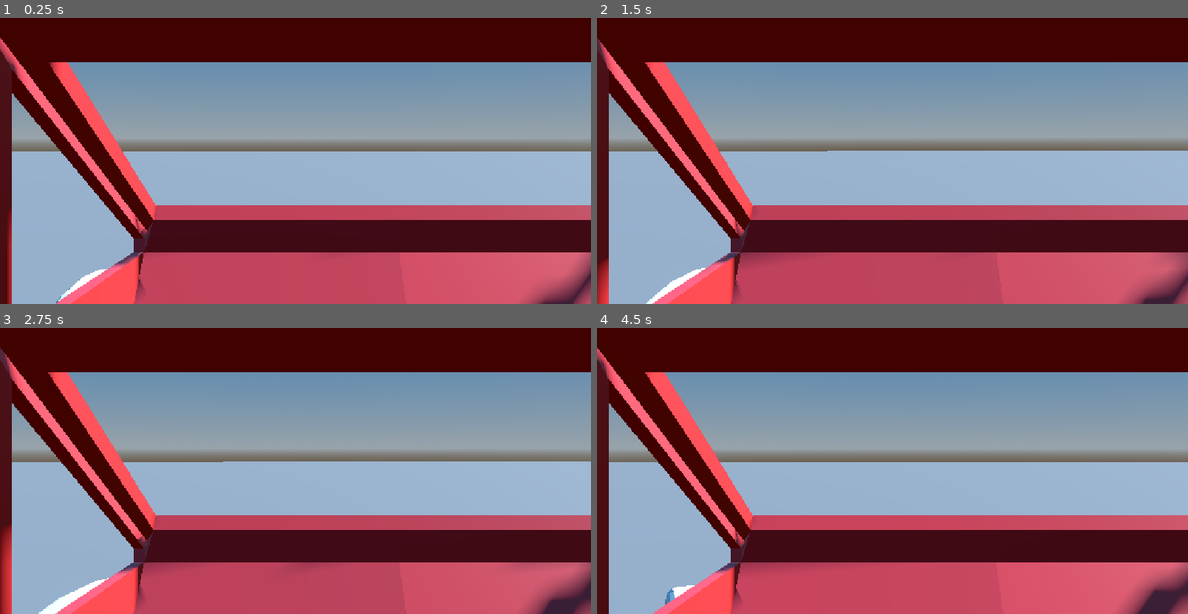
Above: before the commit, frames 1-4 (two rows, left to right).
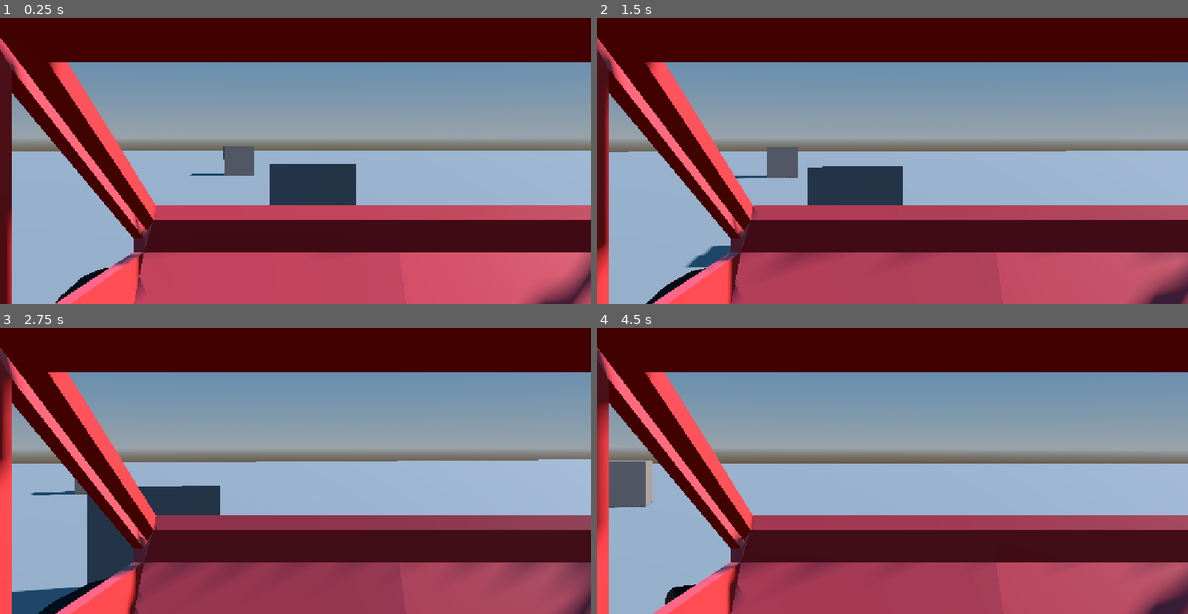
Above: after the commit, the same moments.

Repository: Isaac438/gamjam
Game: Godot game, scene res://scenes/main.tscn
Two runs of this game, one before a commit and one after it. Both use one fixed random seed, a clock stepped at 60 frames per second and the inputs below.
Inputs:
- Up to frame 1 (0.25 s): no input
- Up to frame 2 (1.5 s): tap Enter at 0.5 s; hold D (turn_right) 0.53-1.28 s; hold W (gas) 0.53-1.28 s; hold S (brake) from 1.28 s (still down); tap W (gas) at 1.35 s
- Up to frame 3 (2.75 s): release S (brake) at 2.03 s; hold D (turn_right) from 2.03 s (still down); hold W (gas) from 2.03 s (still down)
- Up to frame 4 (4.5 s): release W (gas) at 2.78 s; tap W (gas) at 2.85, 4.35 s; release D (turn_right) at 3.53 s; hold W (gas) 3.53-4.28 s; hold A (turn_left) from 3.53 s (still down)

The runs differ from the first frame. In frame 1, 3.1% of the frame differs, in the area x 1-100%, y 17-100%; in frame 2, 5.6%; in frame 3, 23%, in the area x 0-100%, y 6-100%; in frame 4, 20%.

Commit message:
added tire colors

Diff:
--- a/game/gamjam/scenes/car/car.tscn
+++ b/game/gamjam/scenes/car/car.tscn
@@ -184,6 +184,8 @@
 
 [node name="VehicleBody3D" type="VehicleBody3D" unique_id=1783698133]
 physics_material_override = SubResource("PhysicsMaterial_thutw")
+center_of_mass_mode = 1
+center_of_mass = Vector3(0, -0.5, 0)
 
 [node name="car body" type="MeshInstance3D" parent="." unique_id=349900232]
 transform = Transform3D(0.6945849, 0, 0, 0, 1, 0, 0, 0, 1, 0, 0, 0)
--- a/game/gamjam/scenes/car/car_wheel.tscn
+++ b/game/gamjam/scenes/car/car_wheel.tscn
@@ -1,6 +1,13 @@
 [gd_scene format=4 uid="uid://b5jxcjv1lu23r"]
 
+[ext_resource type="Texture2D" uid="uid://b2vobqxagcmao" path="res://scenes/car/car_wheel_wheel Base Color.png" id="1_wn6yj"]
+
 [sub_resource type="StandardMaterial3D" id="StandardMaterial3D_xv042"]
+resource_name = "wheel"
+cull_mode = 2
+albedo_texture = ExtResource("1_wn6yj")
+roughness = 0.5
+metadata/_gltf_primary_texture_coord = 0
 
 [sub_resource type="ArrayMesh" id="ArrayMesh_ddroe"]
 _surfaces = [{
@@ -9,6 +16,7 @@
 "index_count": 5976,
 "index_data": PackedByteArray("nAECAJ0BnQECANUAnAEAAAIA/ACcAZ0BAAABAAIAngEAAJwBAgABANQAAgDUANUAAAADAAEA/AD6AJwB+gCeAZwB …(15851 unchanged characters)…
 "lods": [0.024265893, PackedByteArray("AAABAAIAAgABANQAAAADAAEAAgDUANUAAQDWANQAAQDXANYAAwDXAAEA1ADWABEA1wDYANYA1gDYABEA …(12692 unchanged characters)…
+"name": "wheel",
 "primitive": 3,
 "uv_scale": Vector4(0, 0, 0, 0),
 "vertex_count": 736,
@@ -16,7 +24,7 @@
 }]
 blend_shape_mode = 0
 
-[sub_resource type="ArrayMesh" id="ArrayMesh_y02na"]
+[sub_resource type="ArrayMesh" id="ArrayMesh_tpyn2"]
 resource_name = "car_wheel_Cylinder"
 _surfaces = [{
 "aabb": AABB(-1, -0.4207915, -1, 2, 0.841583, 2),
@@ -26,6 +34,7 @@
 "index_data": PackedByteArray("7gM5AO8D7gM4ADkAAAABAAIAAAADAAEAFADVAhYAFAAVANUCTQDwA/ICTQDxA/AD8gPzA/QD8gP1A/MD9gP3A/gD …(15851 unchanged characters)…
 "lods": [0.024265893, PackedByteArray("AAABAAIAAAADAAEAuAIDAAAAuAK5AgMAuAIEALkCugIEALgCugK7AgQAugK8ArsCBQC8AroCBQAGALwC …(12692 unchanged characters)…
 "material": SubResource("StandardMaterial3D_xv042"),
+"name": "wheel",
 "primitive": 3,
 "uv_scale": Vector4(0, 0, 0, 0),
 "vertex_count": 2524,
@@ -37,5 +46,6 @@
 [node name="car_wheel" type="Node3D" unique_id=62733235]
 transform = Transform3D(-2.1855694e-08, 0.4, -2.1855694e-08, 0, -1.7484556e-08, -0.5, -0.5, -1.7484556e-08, 9.553427e-16, 0, 0, 0)
 
-[node name="Cylinder" type="MeshInstance3D" parent="." unique_id=1610714600]
-mesh = SubResource("ArrayMesh_y02na")
+[node name="Cylinder" type="MeshInstance3D" parent="." unique_id=1649114411]
+transform = Transform3D(1, 0, -2.1175824e-22, 0, 1, -1.04398395e-22, -2.1175824e-22, -6.681498e-23, 1, 0, 0, 0)
+mesh = SubResource("ArrayMesh_tpyn2")
--- a/game/gamjam/scenes/main.tscn
+++ b/game/gamjam/scenes/main.tscn
@@ -44,3 +44,17 @@
 
 [node name="CollisionShape3D" type="CollisionShape3D" parent="floor/StaticBody3D" unique_id=1340180420]
 shape = SubResource("BoxShape3D_0wfyh")
+
+[node name="obstacles" type="Node3D" parent="." unique_id=1712977374]
+
+[node name="CSGBox3D" type="CSGBox3D" parent="obstacles" unique_id=1261626522]
+transform = Transform3D(0.15284882, 0, -0.9882496, 0, 1, 0, 0.9882496, 0, 0.15284882, -2.2004414, 0.5, -17.575596)
+use_collision = true
+
+[node name="CSGBox3D2" type="CSGBox3D" parent="obstacles" unique_id=1353155633]
+transform = Transform3D(1, 0, 0, 0, 1, 0, 0, 0, 1, 0, 0.5, -6.092)
+use_collision = true
+
+[node name="CSGBox3D3" type="CSGBox3D" parent="obstacles" unique_id=265752026]
+transform = Transform3D(1, 0, 0, 0, 1, 0, 0, 0, 1, -6.4616685, 0.5, -6.092)
+use_collision = true
--- a/game/gamjam/scripts/car.gd
+++ b/game/gamjam/scripts/car.gd
@@ -1,27 +1,46 @@
 extends VehicleBody3D
 
-const steer_speed : float = 4.0
-const brake_power : float = 5.0
-const steer_diminish : float = 1.5
+const steer_speed: float = 4.0
+const steer_diminish: float = 1.5
+
+const max_engine_force := 50.0
+const reverse_max_force := 40.0
+const brake_max := 5.0
+
+const accel := 100.0
+const decel := 75.0
+const brake_accel := 30.0
 
 func _process(delta: float) -> void:
+	var target_force := 0.0
+	var target_brake := 0.0
+
 	if Input.is_action_pressed("gas"):
-		if engine_force < 25.0:
-			engine_force += 25.0*delta
+		target_force = max_engine_force
+
+	elif Input.is_action_pressed("brake"):
+		if linear_velocity.length() > 1.0:
+			target_brake = brake_max
 		else:
-			engine_force = 25.0
-	else:
-		if engine_force > 0:
-			engine_force -= 25.0*delta
-		else:
-			brake = 0
-	if Input.is_action_pressed("brake"):
-		brake += brake_power*delta
-	else:
-		if brake > 0:
-			brake -= 10*delta
-		else:
-			brake = 0
+			target_force = -reverse_max_force
+
+	var force_rate := accel
+
+	if target_force == 0.0:
+		force_rate = decel
+
+	engine_force = move_toward(
+		engine_force,
+		target_force,
+		force_rate * delta
+	)
+
+	brake = move_toward(
+		brake,
+		target_brake,
+		brake_accel * delta
+	)
+
 	if Input.is_action_pressed("turn_left"):
 		if steering < 0.4:
 			steering += delta * steer_speed
Binary file changed: game/gamjam/scenes/car/car_wheel.glb
Binary file added: game/gamjam/scenes/car/car_wheel_wheel Base Color.png
Not shown, added: game/gamjam/scenes/car/car_wheel_wheel Base Color.png.import
